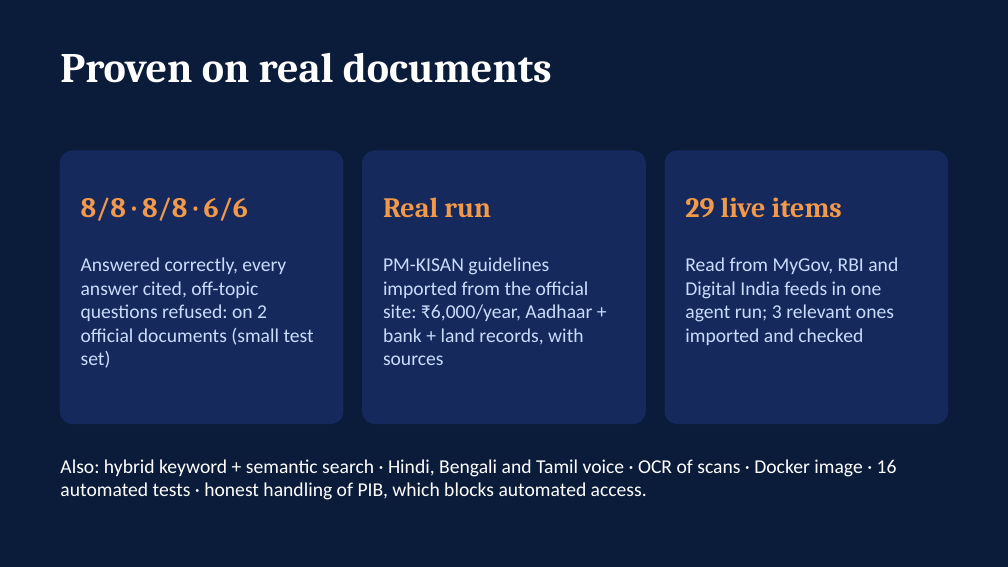
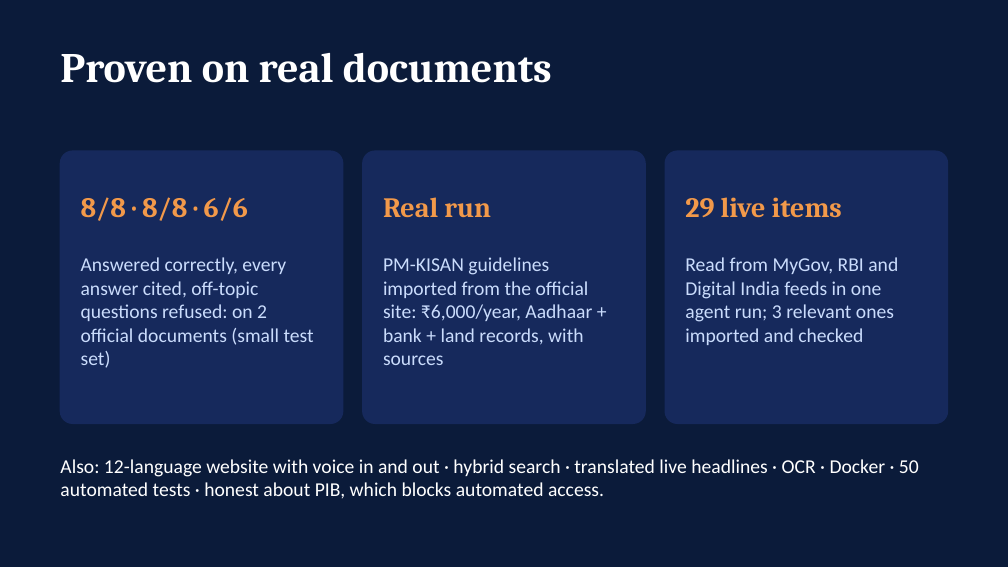
Before and after one commit to Priyam-200/haq-civic-copilot, a slide deck: slide 6 of docs/Haq-pitch-deck.pptx. Drawn at 1008x567 pixels with LibreOffice and Linux fonts; fonts in the diff are those of the drawing. Boxes give left, top, right and bottom in pixels: in the first picture for what was removed or moved away, otherwise in the second. Text is boxed around its words. In the diff, an @@ line names an element or a change of style, - is before the commit and + after.

```diff
--- a/docs/Haq-pitch-deck.pptx
+++ b/docs/Haq-pitch-deck.pptx
@@ text at box(60, 459, 919, 499): text changed @@
-Also: hybrid keyword + semantic search · Hindi, Bengali and Tamil voice · OCR of scans · Docker image · 16 automated tests · honest handling of PIB, which blocks automated access.
+Also: 12-language website with voice in and out · hybrid search · translated live headlines · OCR · Docker · 50 automated tests · honest about PIB, which blocks automated access.
```
Also in this commit, not shown: 2 other slides changed.
